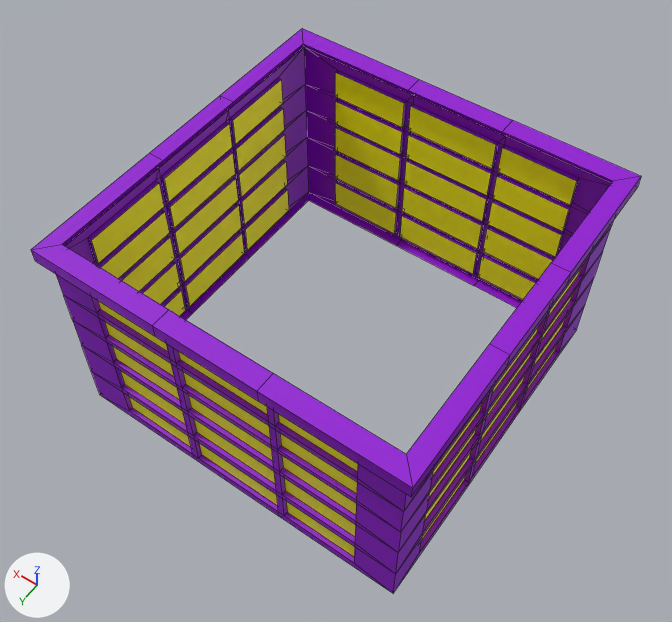
The FBX model Assets/Meshes/Building_Medium_Peice_001.fbx, before and after one commit.
Rendered twice from a 50 mm camera at (-57.0, 62.0, 290.2) aimed at (-0.1, -17.7, 164.9). Lighting does not change. The marker at lower left points along +X, +Y and +Z. Mesh edges are drawn as thin lines. Where no turn or scale is listed for an object, it has been applied to the vertices.

The first picture shows 'Building_Medium_Piece_001'.
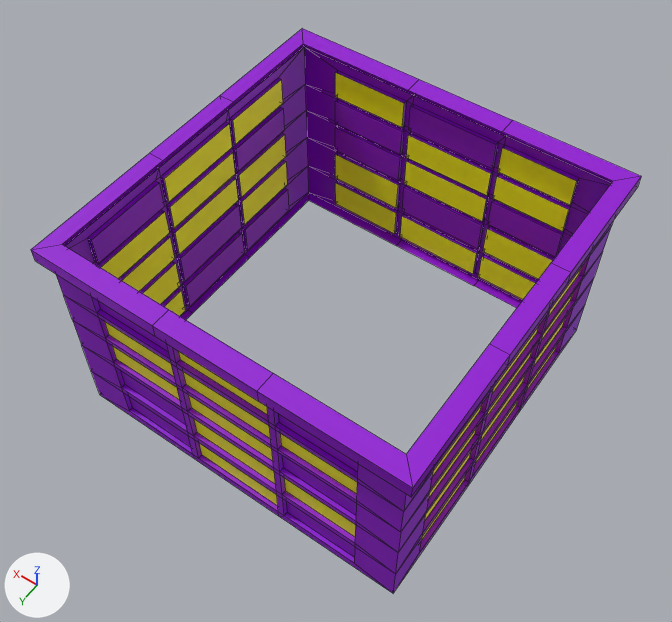
The change, as a diff of the scene's bpy script:
```diff
--- a/Assets/Meshes/Building_Medium_Peice_001.fbx.py
+++ b/Assets/Meshes/Building_Medium_Peice_001.fbx.py
@@ me_mesh @@
 me_mesh.from_pydata(...)  # 568 vertices, 580 faces; spans x -33.6..33.6, y -33.6..33.6, z 0.0..40.0
 # used by ob_building_medium_piece_001; location = (-0.1, -20.5, 146.7)
+# me_mesh part 1: 6 of the faces centred in x 16.9..31.2, y -31.2..-0.6, z 4.7..26.2 switch from mat_windows (yellow #fff700) to mat_mainbuilding (purple #9300d5)
+# me_mesh part 2: 3 of the faces centred in x -17.5..-0.6, y -31.2, z 12.4..32.9 switch from mat_windows (yellow #fff700) to mat_mainbuilding (purple #9300d5)
+# me_mesh part 3: 3 of the faces centred in x -17.5, y 31.2, z 4.7..32.9 switch from mat_windows (yellow #fff700) to mat_mainbuilding (purple #9300d5)
+# me_mesh part 4: 2 of the faces centred in x 16.9, y 31.2, z 4.7..12.4 switch from mat_windows (yellow #fff700) to mat_mainbuilding (purple #9300d5)
+# me_mesh part 5: 2 of the faces centred in x 16.9..31.2, y 16.8..31.2, z 32.9 switch from mat_windows (yellow #fff700) to mat_mainbuilding (purple #9300d5)
```

Location of each change, [x1, y1, x2, y2] in pixels of the pictures (672 x 622 px):
part 1 of me_mesh, recoloured (yellow to purple): [180, 102, 402, 306] in both
part 2 of me_mesh, recoloured (yellow to purple): [402, 106, 562, 257] in both
part 3 of me_mesh, recoloured (yellow to purple): [278, 414, 358, 557] in both
part 4 of me_mesh, recoloured (yellow to purple): [120, 370, 191, 447] in both
part 5 of me_mesh, recoloured (yellow to purple): [91, 183, 168, 352] in both
